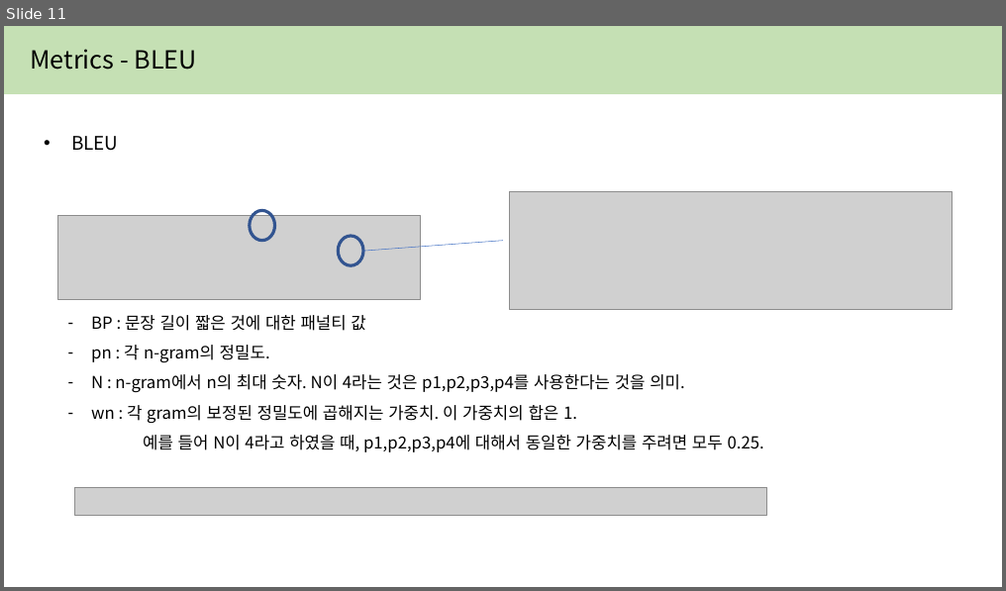
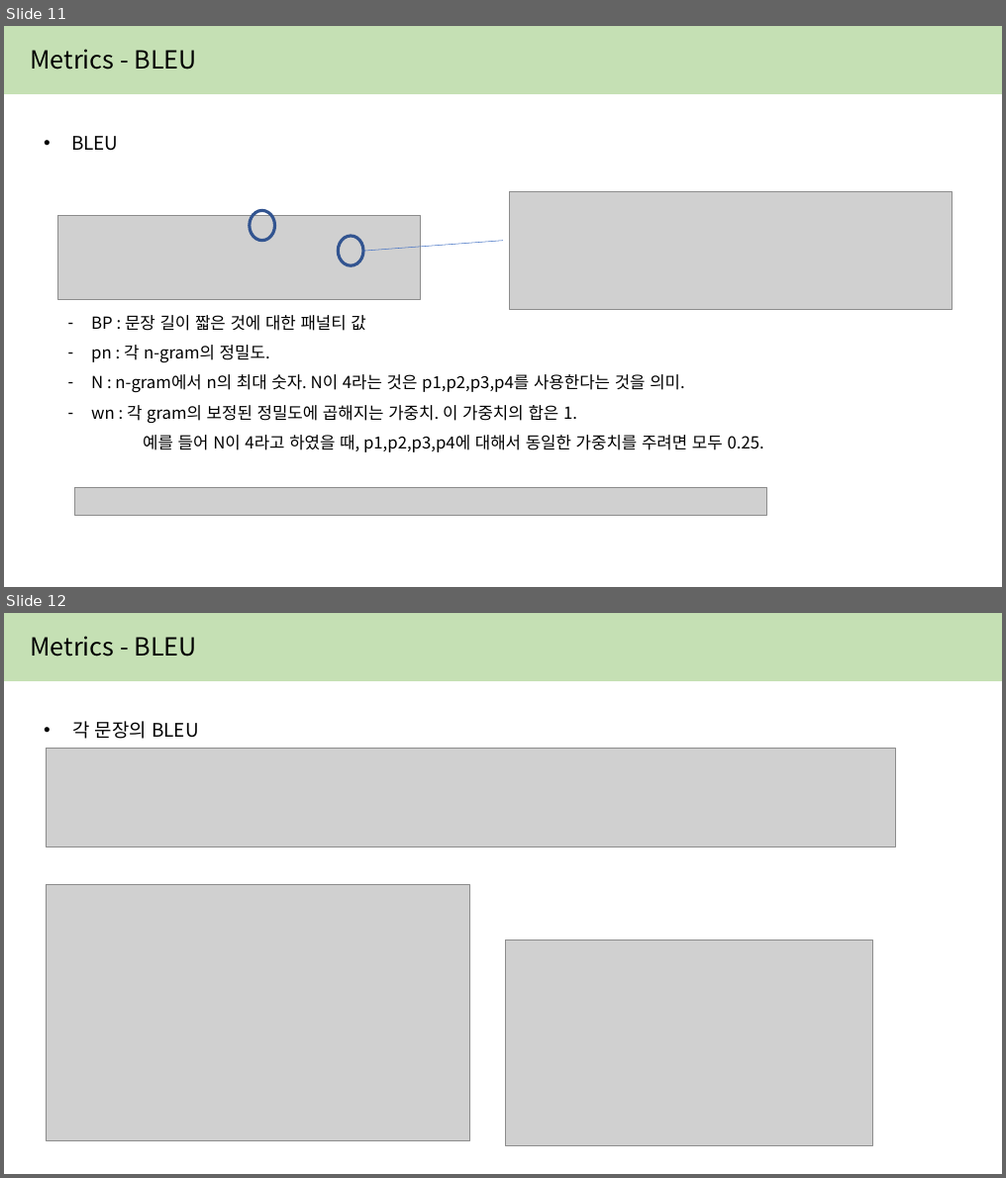
Before and after one commit to yejin087/study_image_caption, a slide deck: ppt/6주차.pptx. Shown one above the other, each under a label of ours: slide 11 before the commit, slides 11 and 12 after it. The pictures are 1006x591 and 1006x1178 pixels, drawn with LibreOffice and Linux fonts; fonts in the diff are those of the drawing; grey boxes stand for pictures. Boxes give left, top, right and bottom in pixels: in the first picture for what was removed or moved away, otherwise in the second. Text is boxed around its words. In the diff, an @@ line names an element or a change of style, - is before the commit and + after.

```diff
--- a/ppt/6주차.pptx
+++ b/ppt/6주차.pptx
@@ slide 12 added at <box>4,613,1002,1174</box>, background #FFFFFF @@
@@ rectangle added at <box>4,613,1002,680</box>, fill #C5E0B4, outline #C5E0B4 1 pt @@
@@ text added at <box>31,636,197,657</box>, 24 pt, text #000000 @@
+Metrics - BLEU
@@ text added at <box>72,721,198,739</box>, 18 pt, text #000000 @@
+• 각 문장의 BLEU
@@ picture added at <box>46,748,895,848</box> @@
@@ picture added at <box>46,884,469,1141</box> @@
@@ picture added at <box>506,940,873,1146</box> @@
```
Also in this commit, not shown: 1 slide changed, 1 slide removed, 1 other file.
